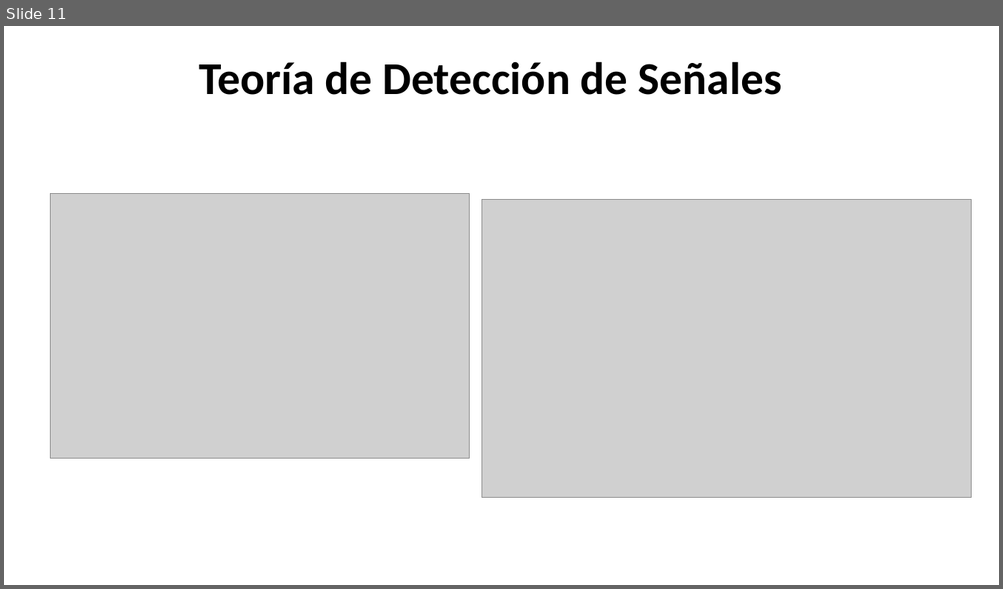
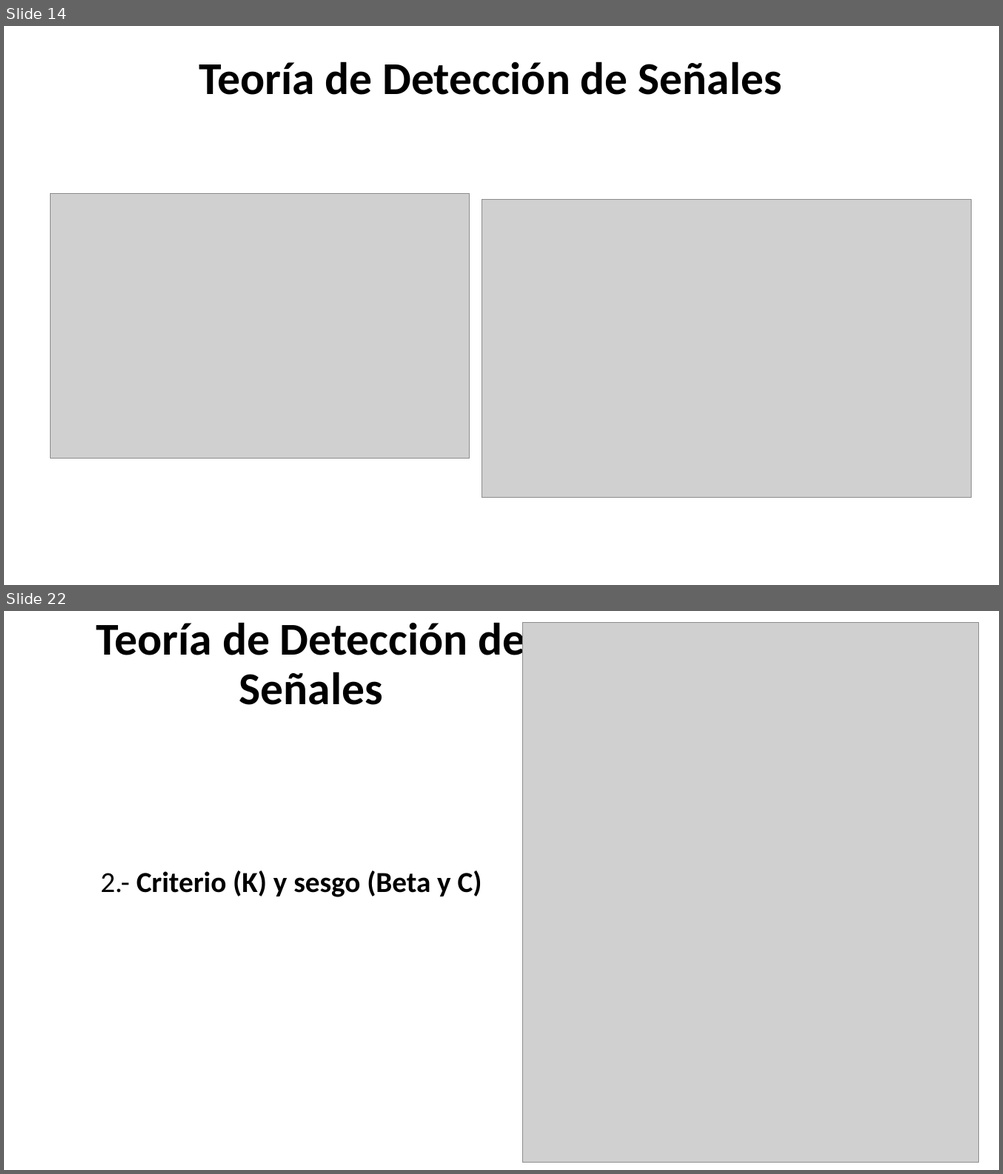
Before and after one commit to Adrifelcha/Adrifelcha, a slide deck: Tesis/Presentaciones/AMC_TDS.pptx. Shown one above the other, each under a label of ours: slide 11 before the commit, slides 14 and 22 after it; the slides between them are not shown. The pictures are 1003x589 and 1003x1174 pixels, drawn with LibreOffice and Linux fonts; fonts in the diff are those of the drawing; grey boxes stand for pictures. Boxes give left, top, right and bottom in pixels: in the first picture for what was removed or moved away, otherwise in the second. Text is boxed around its words. In the diff, an @@ line names an element or a change of style, - is before the commit and + after.

Commit message:
Presentacion Sabatina Detección de Señales

```diff
--- a/Tesis/Presentaciones/AMC_TDS.pptx
+++ b/Tesis/Presentaciones/AMC_TDS.pptx
@@ slide 22 added at (4,611,999,1170), background #FFFFFF @@
@@ title added at (96,622,526,705), 44 pt, text #000000, bold @@
+Teoría de Detección de Señales
@@ picture added at (523,623,979,1163) @@
@@ text added at (100,871,482,897), 28 pt, text #000000, bold @@
+2.- Criterio (K) y sesgo (Beta y C)
@@ what was slide 11 is now slide 14 @@
```
Also in this commit, not shown: 11 other slides added, 1 slide removed, 1 other file.
